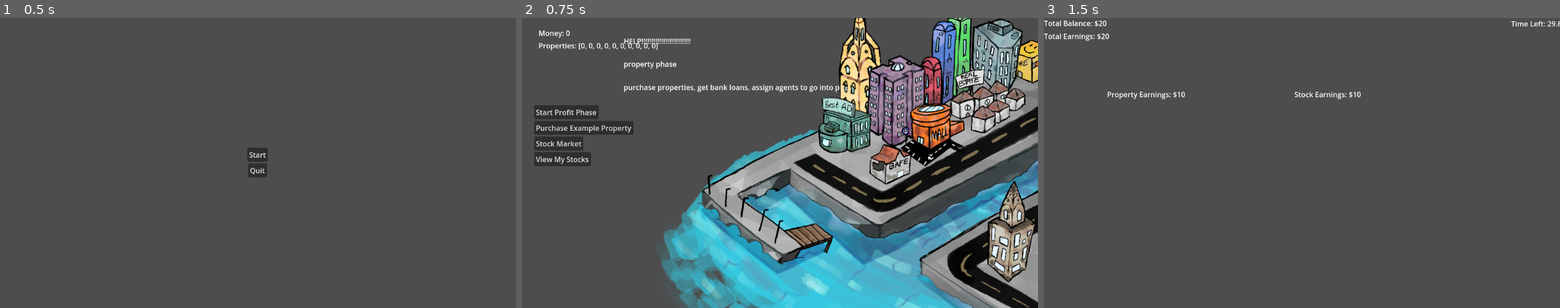
Above: before the commit, frames 1-3 (left to right).
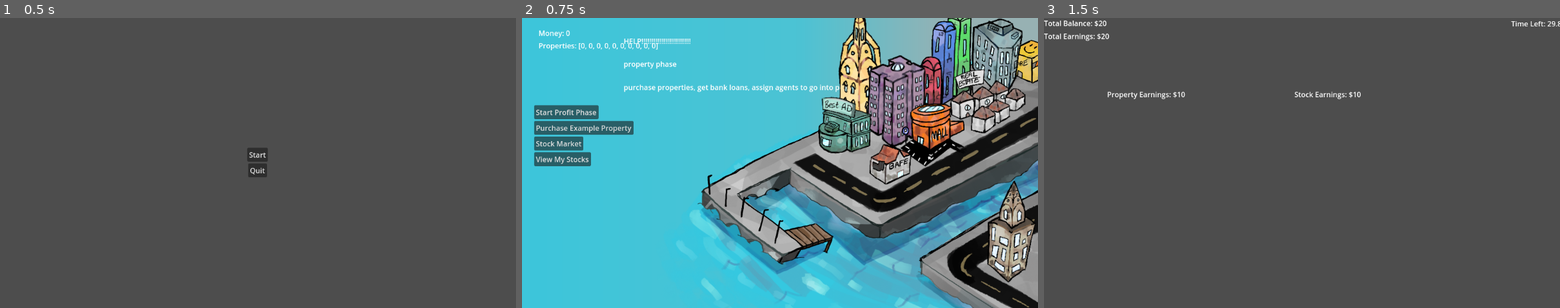
Above: after the commit, the same moments.

Repository: ARandomLemon/RushToRiches
Game: Godot game, scene res://Scenes/start_menu.tscn
The game is run twice, just before and just after one commit, with the same random seed, the same clock (stepped at 60 frames per second) and the same inputs.
Inputs:
- Up to frame 1 (0.5 s): no input
- Up to frame 2 (0.75 s): click "Start" at 0.5 s
- Up to frame 3 (1.5 s): click "Start Profit Phase" at 1.25 s

Frame 1 is identical in both runs. In frame 2, 50% of the frame differs, in the area x 0-100%, y 0-100%; in frame 3, nothing differs.

Commit message:
added building ids

Diff:
--- a/Scenes/property_phase.tscn
+++ b/Scenes/property_phase.tscn
@@ -16,11 +16,23 @@
 [ext_resource type="Texture2D" uid="uid://ch81hrjsamw3s" path="res://Assets(Buildings and foundation)/CompanyBuilding.png" id="11_4a1k0"]
 [ext_resource type="Texture2D" uid="uid://bbitvxn0boite" path="res://Assets(Buildings and foundation)/Mall.png" id="12_pswn0"]
 
+[sub_resource type="Gradient" id="Gradient_ojdt7"]
+offsets = PackedFloat32Array(0, 0.538961, 0.831169)
+colors = PackedColorArray(0.239216, 0.776471, 0.858824, 1, 0.298039, 0.764706, 0.831373, 1, 0.592157, 0.694118, 0.701961, 1)
+
+[sub_resource type="GradientTexture2D" id="GradientTexture2D_l3py2"]
+gradient = SubResource("Gradient_ojdt7")
+
 [sub_resource type="StyleBoxFlat" id="StyleBoxFlat_ugmh0"]
 bg_color = Color(0.607843, 0.607843, 0.607843, 0.435294)
 
 [node name="Property Phase" type="Node2D"]
 script = ExtResource("1_vra2o")
+
+[node name="TextureRect2" type="TextureRect" parent="."]
+offset_right = 1154.0
+offset_bottom = 648.0
+texture = SubResource("GradientTexture2D_l3py2")
 
 [node name="Player" type="Node" parent="."]
 script = ExtResource("2_qdl3r")
@@ -222,56 +234,56 @@
 scale = Vector2(0.755, 0.755)
 texture = ExtResource("4_vn00e")
 
-[node name="Building8" parent="." instance=ExtResource("4_5vo6a")]
+[node name="Building10" parent="." instance=ExtResource("4_5vo6a")]
 position = Vector2(1142, 123)
 scale = Vector2(0.678711, 0.759692)
 texture = ExtResource("6_5ihp5")
 
-[node name="BuyButton" parent="Building8" index="0"]
+[node name="BuyButton" parent="Building10" index="0"]
 offset_left = -44.0
 offset_top = -95.0
 offset_right = 64.0
 offset_bottom = 22.0
 
-[node name="Building9" parent="." instance=ExtResource("4_5vo6a")]
+[node name="Building8" parent="." instance=ExtResource("4_5vo6a")]
 position = Vector2(947, 103)
 scale = Vector2(1.08008, 1.05469)
 texture = ExtResource("7_y1731")
 
-[node name="BuyButton" parent="Building9" index="0"]
+[node name="BuyButton" parent="Building8" index="0"]
 offset_left = -38.0
 offset_top = -96.0
 offset_right = 48.0
 offset_bottom = 49.0
 
-[node name="Building3" parent="." instance=ExtResource("4_5vo6a")]
+[node name="Building9" parent="." instance=ExtResource("4_5vo6a")]
 position = Vector2(1049, 90)
 scale = Vector2(1.05078, 1.14814)
 texture = ExtResource("8_xhg3w")
 
-[node name="BuyButton" parent="Building3" index="0"]
+[node name="BuyButton" parent="Building9" index="0"]
 offset_left = -36.0
 offset_top = -70.0
 offset_right = 49.0
 offset_bottom = 44.0
 
-[node name="Building6" parent="." instance=ExtResource("4_5vo6a")]
+[node name="Building7" parent="." instance=ExtResource("4_5vo6a")]
 position = Vector2(1023.5, 208)
 scale = Vector2(1.25391, 1.17969)
 texture = ExtResource("9_3fyb0")
 
-[node name="BuyButton" parent="Building6" index="0"]
+[node name="BuyButton" parent="Building7" index="0"]
 offset_left = -38.0
 offset_top = -43.0
 offset_right = 66.0
 offset_bottom = 21.0
 
-[node name="Building7" parent="." instance=ExtResource("4_5vo6a")]
+[node name="Building4" parent="." instance=ExtResource("4_5vo6a")]
 position = Vector2(760, 114)
 scale = Vector2(1.25391, 1.17969)
 texture = ExtResource("10_ds4b3")
 
-[node name="BuyButton" parent="Building7" index="0"]
+[node name="BuyButton" parent="Building4" index="0"]
 offset_left = -38.0
 offset_top = -96.0
 offset_right = 15.0
@@ -288,12 +300,12 @@
 offset_right = 47.0
 offset_bottom = 34.0
 
-[node name="Building10" parent="Building5" instance=ExtResource("4_5vo6a")]
-position = Vector2(104.22, 16.5821)
-scale = Vector2(0.71021, 0.750297)
+[node name="Building6" parent="." instance=ExtResource("4_5vo6a")]
+position = Vector2(946, 251)
+scale = Vector2(0.933592, 1.08593)
 texture = ExtResource("12_pswn0")
 
-[node name="BuyButton" parent="Building5/Building10" index="0"]
+[node name="BuyButton" parent="Building6" index="0"]
 offset_left = -79.0
 offset_top = -33.0
 offset_right = 34.0
@@ -321,12 +333,12 @@
 offset_right = 18.0
 offset_bottom = 55.0
 
-[node name="Building4" parent="." instance=ExtResource("4_5vo6a")]
+[node name="Building3" parent="." instance=ExtResource("4_5vo6a")]
 position = Vector2(782, 270)
 scale = Vector2(1.09922, 1.06406)
 texture = ExtResource("9_j21lb")
 
-[node name="BuyButton" parent="Building4" index="0"]
+[node name="BuyButton" parent="Building3" index="0"]
 offset_left = -96.0
 offset_top = -74.0
 offset_right = -13.0
@@ -339,13 +351,13 @@
 [connection signal="pressed" from="UI/StockMarket/Exit Stock Market" to="UI" method="_on_stock_market_button_pressed"]
 [connection signal="pressed" from="UI/StockInventory/Exit Stock Inventory" to="UI" method="_on_stock_inventory_button_pressed"]
 
+[editable path="Building10"]
 [editable path="Building8"]
 [editable path="Building9"]
-[editable path="Building3"]
+[editable path="Building7"]
+[editable path="Building4"]
+[editable path="Building5"]
 [editable path="Building6"]
-[editable path="Building7"]
-[editable path="Building5"]
-[editable path="Building5/Building10"]
 [editable path="Building1"]
 [editable path="Building2"]
-[editable path="Building4"]
+[editable path="Building3"]
--- a/Scripts/Phases/property_phase.gd
+++ b/Scripts/Phases/property_phase.gd
@@ -9,10 +9,34 @@
 	# Setting variables
 	var building1 = get_node("Building1")
 	var building2 = get_node("Building2")
+	var building3 = get_node("Building3")
+	var building4 = get_node("Building4")
+	var building5 = get_node("Building5")
+	var building6 = get_node("Building6")
+	var building7 = get_node("Building7")
+	var building8 = get_node("Building8")
+	var building9 = get_node("Building9")
+	var building10 = get_node("Building10")
 	building1.id = 001
 	building2.id = 002
+	building3.id = 003
+	building4.id = 004
+	building5.id = 005
+	building6.id = 006
+	building7.id = 007
+	building8.id = 008
+	building9.id = 009
+	building10.id = 010
 	building1.exchange_building_info.connect(_on_exchange_building_info)
 	building2.exchange_building_info.connect(_on_exchange_building_info)
+	building3.exchange_building_info.connect(_on_exchange_building_info)
+	building4.exchange_building_info.connect(_on_exchange_building_info)
+	building5.exchange_building_info.connect(_on_exchange_building_info)
+	building6.exchange_building_info.connect(_on_exchange_building_info)
+	building7.exchange_building_info.connect(_on_exchange_building_info)
+	building8.exchange_building_info.connect(_on_exchange_building_info)
+	building9.exchange_building_info.connect(_on_exchange_building_info)
+	building10.exchange_building_info.connect(_on_exchange_building_info)
 
 # Called every frame. 'delta' is the elapsed time since the previous frame.
 func _process(delta: float) -> void:
Not shown: 1 places in Scenes/property_phase.tscn that only renumber resources
